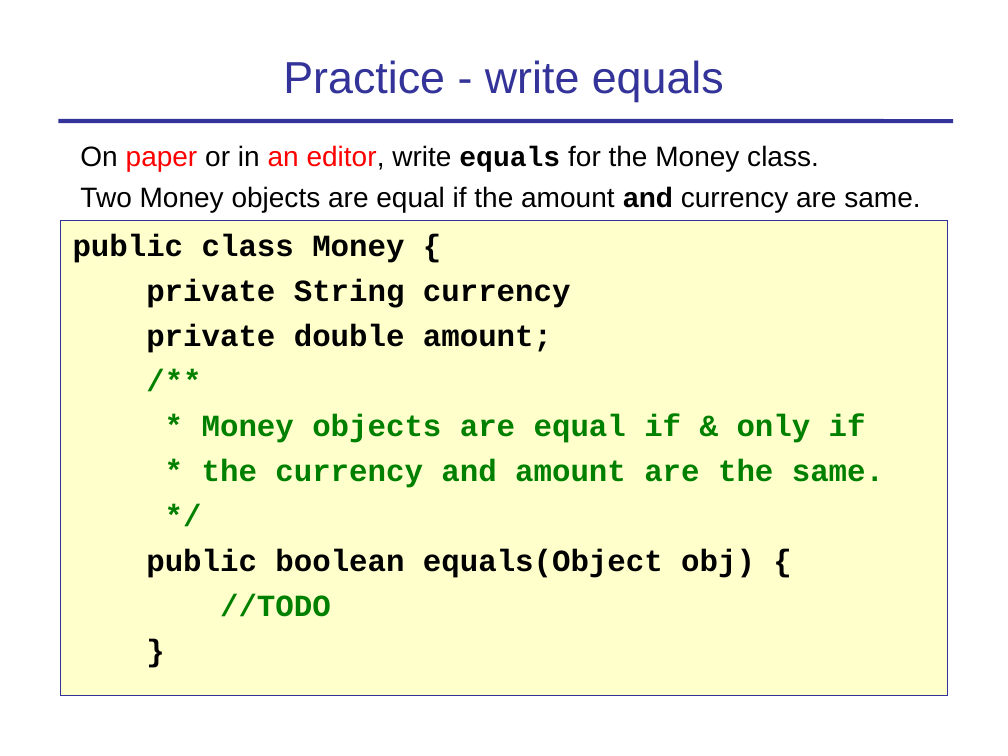
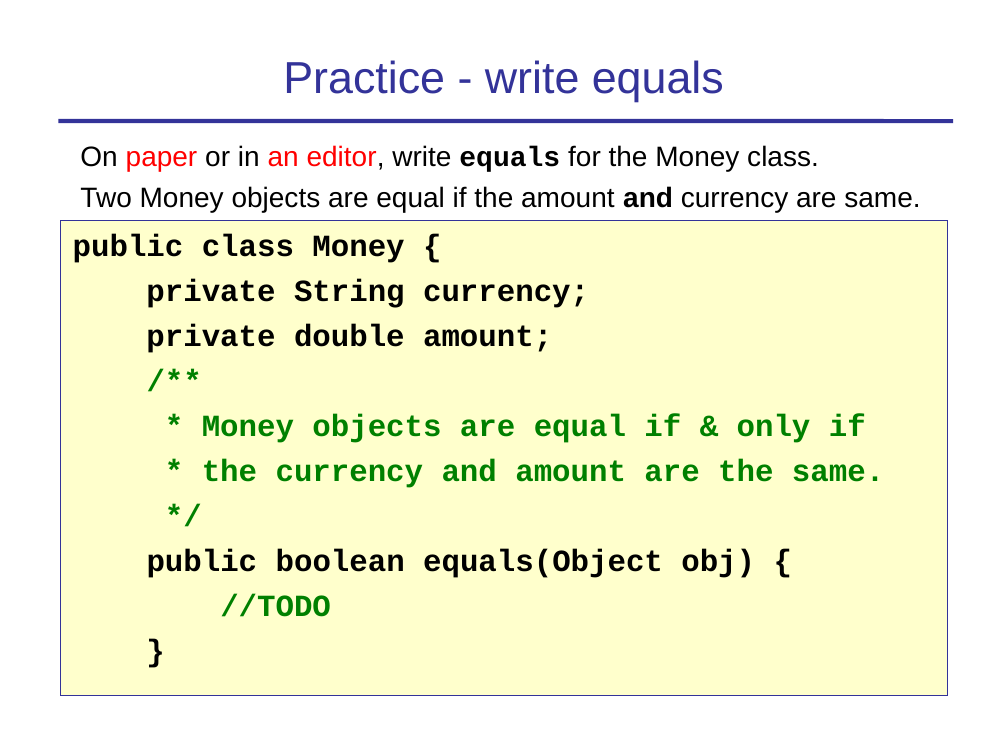
Before and after one commit to cpske/programming1, a slide deck: slide 18 of objects/7-Fundamental-Methods.ppt. Drawn at 1008x756 pixels with LibreOffice and Linux fonts; fonts in the diff are those of the drawing. Boxes give left, top, right and bottom in pixels: in the first picture for what was removed or moved away, otherwise in the second. Text is boxed around its words. In the diff, an @@ line names an element or a change of style, - is before the commit and + after.

```diff
--- a/objects/7-Fundamental-Methods.ppt
+++ b/objects/7-Fundamental-Methods.ppt
@@ text at (146, 279, 589, 308): text changed @@
-private String currency
+private String currency;
```
Also in this commit, not shown: 2 other slides changed, 1 other file.
